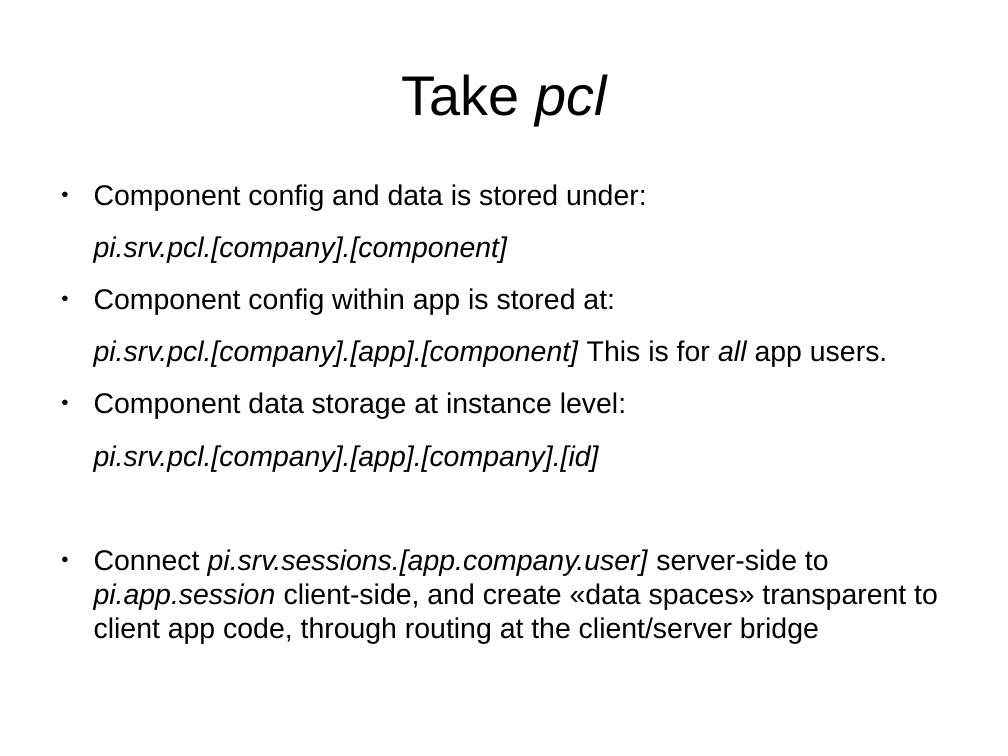
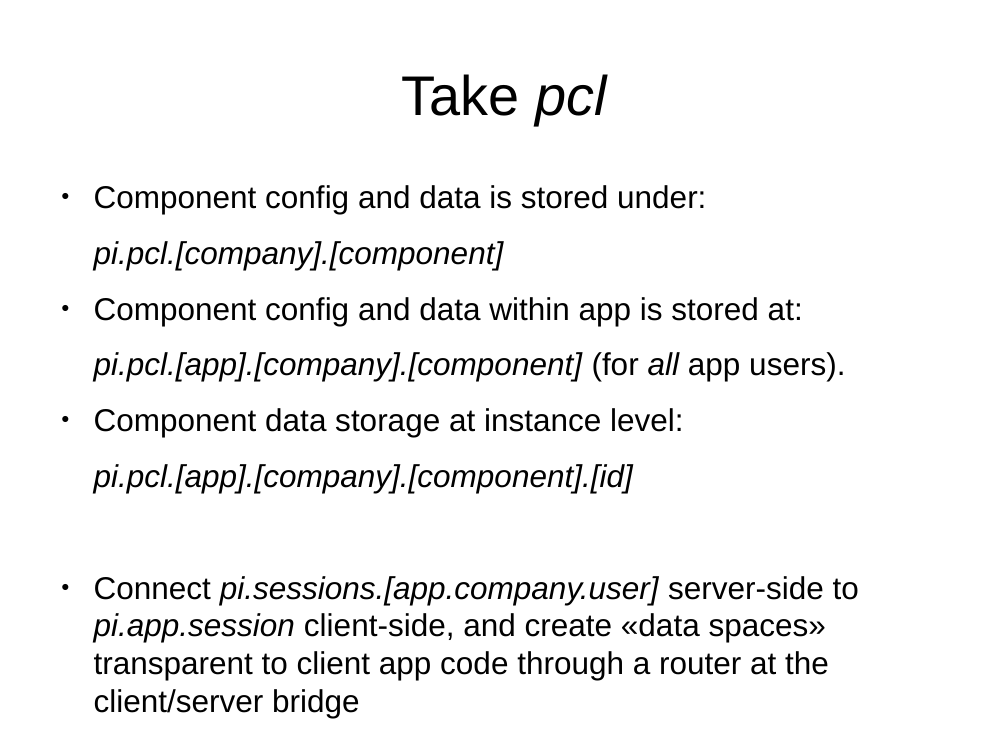
Before and after one commit to fillefrans/pi, a slide deck: slide 25 of doc/tech-presentation-sep-2013.odp. Drawn at 1008x756 pixels with LibreOffice and Linux fonts; fonts in the diff are those of the drawing. Boxes give left, top, right and bottom in pixels: in the first picture for what was removed or moved away, otherwise in the second. Text is boxed around its words. In the diff, an @@ line names an element or a change of style, - is before the commit and + after.

```diff
--- a/doc/tech-presentation-sep-2013.odp
+++ b/doc/tech-presentation-sep-2013.odp
@@ text at [94, 185, 706, 437]: size 22.4 to 24.8 pt in "Component config and data is stored under:", "Component data storage at instance level:" @@
@@ text at [94, 241, 845, 381]: text changed; size 22.4 to 24.8 pt @@
-pi.srv.pcl.[company].[component]
-● Component config within app is stored at:
-pi.srv.pcl.[company].[app].[component] This is for all app users.
+pi.pcl.[company].[component]
+● Component config and data within app is stored at:
+pi.pcl.[app].[company].[component] (for all app users).
@@ text at [94, 464, 859, 718]: text changed; size 22.4 to 24.8 pt @@
-pi.srv.pcl.[company].[app].[company].[id]
-● Connect pi.srv.sessions.[app.company.user] server-side to pi.app.session client-side, and create «data spaces» transparent to client app code, through routing at the client/server bridge
+pi.pcl.[app].[company].[component].[id]
+● Connect pi.sessions.[app.company.user] server-side to pi.app.session client-side, and create «data spaces» transparent to client app code through a router at the client/server bridge
```
Also in this commit, not shown: 13 other slides changed, 2 slides added, 3 slides removed, 14 other files.
